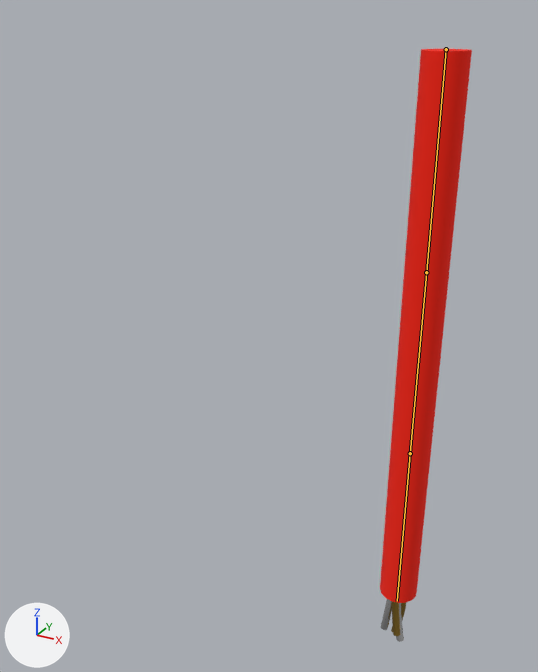
An edit to the FBX model Assets/Art/Set Dressing/Envi_Hazards/MSH_SwingCable_WBX.fbx, drawn before and after from the same camera.
Rendered twice from a 50 mm lens placed at (4.59, -15.7, 0.75), pointed at (-4.39, 0.63, -7.42). Every picture has the same lights, and +X, +Y and +Z are marked at lower left. The picture after the commit comes second. The bones that bend it are drawn over the model as lines.

Objects in the first picture: 'MSH_SwingCable_WBX'.
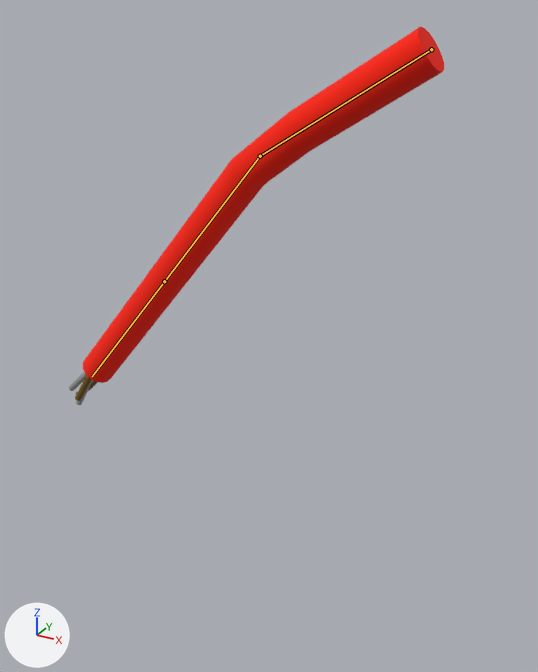
The newer file adds an action. The first version stands in its rest pose; the second is drawn at frame 118 of the action 'Arm_SwingCable|Arm_SwingCableAction'.

Boxes (x1, y1, x2, y2) around the edits, measured in the pictures (538 x 672 px):
'MSH_SwingCable_WBX', posed (304% wider, 36% shorter)
    before: (380, 49, 472, 642)
    after: (69, 26, 444, 405)
bone 'Bone', root to tip
    before: (446, 49) to (426, 272)
    after: (431, 49) to (260, 156)
bone 'Bone.001', root to tip
    before: (426, 272) to (410, 453)
    after: (260, 156) to (164, 281)

The edits, one by one:
Bone 'Bone' (bone_bone) moves from (0.0, 0.0, 0.0) to (0.0, 0.0, 0.31).
Bone 'Bone' (bone_bone) turns from (0, 0, 0) to (58, 0, 0) degrees about its own x, y and z.
Bone 'Bone.001' (bone_bone_001) turns from (0, 0, 0) to (-19, 0, 0) degrees about its own x, y and z.
